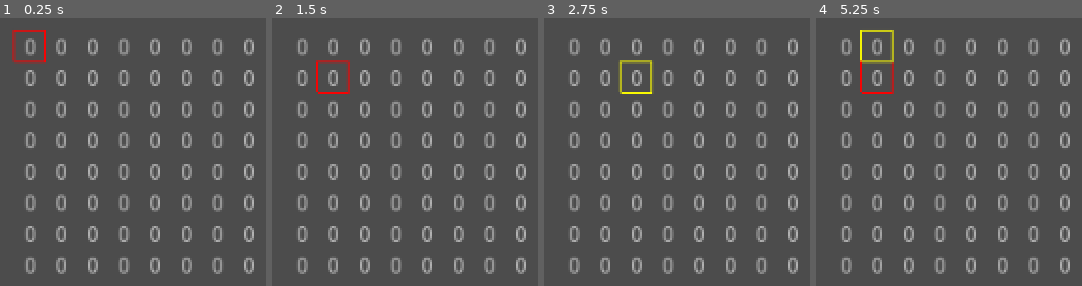
Above: before the commit, frames 1-4 (left to right).
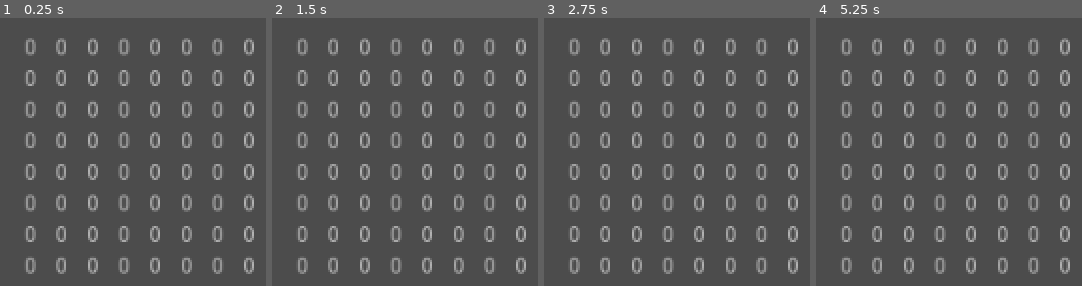
Above: after the commit, the same moments.

Repository: syun77/gd_match3
Game: Godot game, scene res://Main.tscn
The game is run twice, just before and just after one commit, with the same random seed, the same clock (stepped at 60 frames per second) and the same inputs.
Inputs (mouse positions are in pixels of both pictures, inside the frame that each line leads up to):
- Up to frame 1 (0.25 s): no input
- Up to frame 2 (1.5 s): tap Enter at 0.5 s; move the mouse to (outside the picture) at 0.52 s; hold Right (ui_right) 0.53-1.28 s; click (outside the picture) at 0.6 s; tap Z (ui_z) at 0.8, 1.35 s; tap Space at 1.25 s; move the mouse to (outside the picture) at 1.27 s; hold Down (ui_down) from 1.28 s (still down)
- Up to frame 3 (2.75 s): click (outside the picture) at 1.55 s; tap Enter at 2 s; move the mouse to (outside the picture) at 2.02 s; release Down (ui_down) at 2.03 s; hold Right (ui_right) from 2.03 s (still down); click (outside the picture) at 2.1 s; tap Z (ui_z) at 2.3 s
- Up to frame 4 (5.25 s): tap Space at 2.75, 4.25 s; move the mouse to (outside the picture) at 2.77 s; release Right (ui_right) at 2.78 s; hold Up (ui_up) 2.78-3.53 s; tap Z (ui_z) at 2.85, 3.8, 4.35 s; click (outside the picture) at 3.05 s; tap Enter at 3.5 s; move the mouse to (1068, 20) at 3.52 s; hold Left (ui_left) 3.53-5.03 s; click (1068, 20) at 3.6 s; move the mouse to (outside the picture) at 4.27 s; click (outside the picture) at 4.55 s; move the mouse to (outside the picture) at 5.02 s; hold Down (ui_down) from 5.03 s (still down); click (outside the picture) at 5.1 s

The runs differ from the first frame. In frame 1, 0.5% of the frame differs, in the area x 4-18%, y 4-18%; in frame 2, 0.4%; in frame 3, 0.4%; in frame 4, 0.7%, in the area x 16-30%, y 4-29%.

Commit message:
リファクタリング

Diff:
--- a/TestMatch3/Array2.gd
+++ b/TestMatch3/Array2.gd
@@ -59,6 +59,7 @@
 func to_idx(i:int, j:int) -> int:
 	return j * width + i
 
+# インデックスを(x, y)に変換する.
 func to_x(idx:int) -> int:
 	return idx % width
 func to_y(idx:int) -> int:
@@ -67,7 +68,6 @@
 	var x = to_x(idx)
 	var y = to_y(idx)
 	return Point2.new(x, y)
-
 
 # 値を設定する.
 func setv(i:int, j:int, v:int) -> void:
--- a/TestMatch3/FieldMgr.gd
+++ b/TestMatch3/FieldMgr.gd
@@ -176,7 +176,7 @@
 	if t1 == null or t2 == null:
 		return false
 
-	# search_tile() できるのは eState.standby のみだけれど念のため.
+	# search_tile() できるタイルは eState.standby のみだけれど念のため.
 	if t1.is_standby() == false or t2.is_standby() == false:
 		return false
 
@@ -197,7 +197,6 @@
 # ワールド座標をグリッド座標系に変換する.
 func world_to_grid(world:Vector2) -> Point2:
 	var p = Point2.new()
-	p.reset()
 	var half = TILE_SIZE / 2.0 # 中央揃えなので.
 	var i = int((world.x - OFS_X + half) / TILE_SIZE)
 	var j = int((world.y - OFS_Y + half) / TILE_SIZE)
@@ -206,6 +205,8 @@
 	if j < 0 or HEIGHT <= j:
 		j = -1
 	if i == -1 or j == -1:
+		# 無効な値なのでリセット.
+		p.reset()
 		return p
 
 	p.set_xy(i, j)
@@ -214,12 +215,14 @@
 # 下のタイルとの衝突チェックする.
 func check_hit_bottom(tile:TileObj) -> bool:
 	if tile.get_now_y() >= HEIGHT - 1:
-		return true
-
+		return true # Y座標の最大なので常に衝突.
+
+	# タイルとの衝突チェック.
 	for t in _layer.get_children():
 		if tile.check_hit_bottom(t):
 			return true
 
+	# どのタイルとも衝突していない.
 	return false
 
 # 指定の位置にあるタイルを探す.
@@ -251,13 +254,15 @@
 # タイルの生成.
 func _create_tile(id:int, x:int, y:int) -> void:
 	var tile = TileObj.instance()
+	# CanvasLayerに登録する.
 	_layer.add_child(tile)
+	# 出現開始.
 	tile.appear(id, x, y)
 
 # 生成したタイルをすべて破棄する.
 func remove_all_tiles() -> void:
 	if is_instance_valid(_layer) == false:
-		return # _layerが無効.
+		return # _layerが無効なので何もしない.
 
 	for tile in _layer.get_children():
 		tile.queue_free()
@@ -290,15 +295,16 @@
 func check_erase() -> PoolIntArray:
 	var erase_list = PoolIntArray()
 
+	# 消去判定用の2次元配列.
 	var tmp = Array2.new(WIDTH, HEIGHT)
 
 	for j in range(_field.height):
 		for i in range(_field.width):
 			var n = _field.getv(i, j)
 			if n == Array2.EMPTY:
-				# 空なので判定不要.
-				continue
-
+				continue	 # 空なので判定不要.
+
+			# 上下と左右を分けて判定する.
 			for k in range(2):
 				# 初期化.
 				tmp.fill(eEraseType.EMPTY)
@@ -311,6 +317,7 @@
 					# 左右を調べる.
 					tbl = [[-1, 0], [1, 0]]
 
+				#  消去判定の再帰処理呼び出し.
 				for v in tbl:
 					cnt = _check_erase_recursive(tmp, n, cnt, i, j, v[0], v[1])
 
--- a/TestMatch3/Main.gd
+++ b/TestMatch3/Main.gd
@@ -1,7 +1,7 @@
 extends Node2D
 
 # ========================================
-# フィールド管理 (常駐).
+# メイン.
 # ========================================
 
 # ----------------------------------------
@@ -20,17 +20,12 @@
 # メンバ変数.
 # ----------------------------------------
 var _font:BitmapFont
-var _cursor = Point2.new()
-var _select = Point2.new()
-
 
 # ----------------------------------------
 # メンバ関数.
 # ----------------------------------------
 func _ready() -> void:
 	_font = Control.new().get_font("font")
-	# 選択位置をリセットする.
-	_select.reset()
 
 	# フィールドを初期化.
 	FieldMgr.initialize()
@@ -49,43 +44,14 @@
 
 # 入力の更新.
 func _update_input() -> void:
-	# カーソルの移動.
-	if Input.is_action_just_pressed("ui_left"):
-		_cursor.x -= 1
-	if Input.is_action_just_pressed("ui_right"):
-		_cursor.x += 1
-	if Input.is_action_just_pressed("ui_up"):
-		_cursor.y -= 1
-	if Input.is_action_just_pressed("ui_down"):
-		_cursor.y += 1
-	_cursor.x = clamp(_cursor.x, 0, 7)
-	_cursor.y = clamp(_cursor.y, 0, 7)
 
 	if Input.is_action_just_pressed("ui_r"):
 		FieldMgr.initialize()
 		FieldMgr.start()
 		FieldMgr.set_random()
 
-	if Input.is_action_just_pressed("ui_z"):
-		if _cursor.equal(_select) == false:
-			# 同じでなければ変更
-			if _select.is_valid() and _select.is_close(_cursor):
-				# 隣の位置なら値を交換する
-				FieldMgr.swap(_select.x, _select.y, _cursor.x, _cursor.y)
-				# 選択位置をリセットする
-				_select.reset()
-			else:
-				# 選択位置をカーソルに合わせる.
-				_select.copy(_cursor)
-
-
 # デバッグ描画.
 func _draw() -> void:
-
-	# カーソルの描画.
-	_draw_cursor(_cursor.x, _cursor.y, Color.red, 640, 380)
-	if _select.is_valid():
-		_draw_cursor(_select.x, _select.y, Color.yellow, 640, 380)
 
 	# フィールドの状態を描画.
 	for j in range(FieldMgr.HEIGHT):
--- a/TestMatch3/Point2.gd
+++ b/TestMatch3/Point2.gd
@@ -42,7 +42,7 @@
 func is_valid() -> bool:
 	return x !=INVALID and y != INVALID
 
-# 近くかどうか.
+# 近く(隣の上下左右)かどうか.
 func is_close(src) -> bool:
 	var d = abs(x - src.x)
 	d += abs(y - src.y)
--- a/TestMatch3/Tile.gd
+++ b/TestMatch3/Tile.gd
@@ -13,7 +13,6 @@
 # 外部参照.
 # ----------------------------------------
 const Array2 = preload("res://Array2.gd")
-
 
 # ----------------------------------------
 # 定数.
@@ -50,6 +49,7 @@
 # 現在の座標.
 var _now_x:float = 0
 var _now_y:float = 0
+# 交換先の座標.
 var _swap_x:float = 0
 var _swap_y:float = 0
 
@@ -65,8 +65,11 @@
 # ----------------------------------------
 # メンバ関数.
 # ----------------------------------------
+# タイルIDを設定.
 func set_id(var id):
 	_id = id
+
+	# 色を設定しておく.
 	var tbl = [
 		Color.white,
 		Color.red,
@@ -79,14 +82,20 @@
 
 	_rect.color = tbl[id]
 
-
+# タイルIDを取得する.
 func get_id() -> int:
 	return _id
 
+# 現在の座標(グリッド座標)を取得する.
 func get_now_x() -> float:
 	return _now_x
 func get_now_y() -> float:
 	return _now_y
+
+# 開始処理.
+func _ready() -> void:
+	set_id(eTile.NONE)
+	visible = false
 
 # 出現開始.
 func appear(id:int, px:float, py:float) -> void:
@@ -155,27 +164,29 @@
 
 	return true
 
+# グリッドにフィットするように調整する.
 func fit_grid() -> void:
 	_now_x = int(_now_x)
 	_now_y = int(_now_y)
 
+# 非表示状態かどうか.
 func is_hide() -> bool:
 	return _state == eState.HIDE
+
+# 消去や移動判定可能な状態かどうか.
 func is_standby() -> bool:
 	return _state == eState.STANDBY
 
+# 指定の位置にタイルが存在するかどうか.
 func is_same_pos(i:int, j:int) -> bool:
 	if i == int(_now_x) and j == int(_now_y):
 		return true
 	return false
 
+# 消滅処理開始.
 func start_vanish() -> void:
 	_state = eState.VANISH
 	_timer = TIMER_VANISH
-
-func _ready() -> void:
-	set_id(eTile.NONE)
-	visible = false
 
 func _to_world() -> Vector2:
 	if _state == eState.SWAP:
